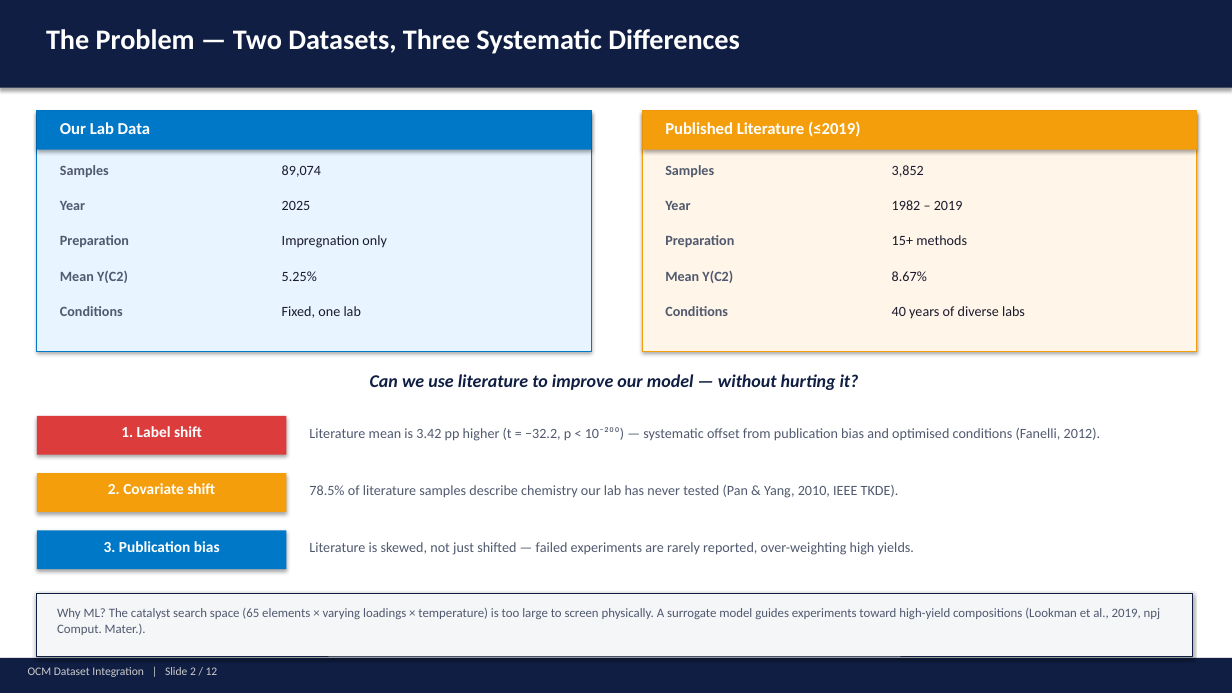
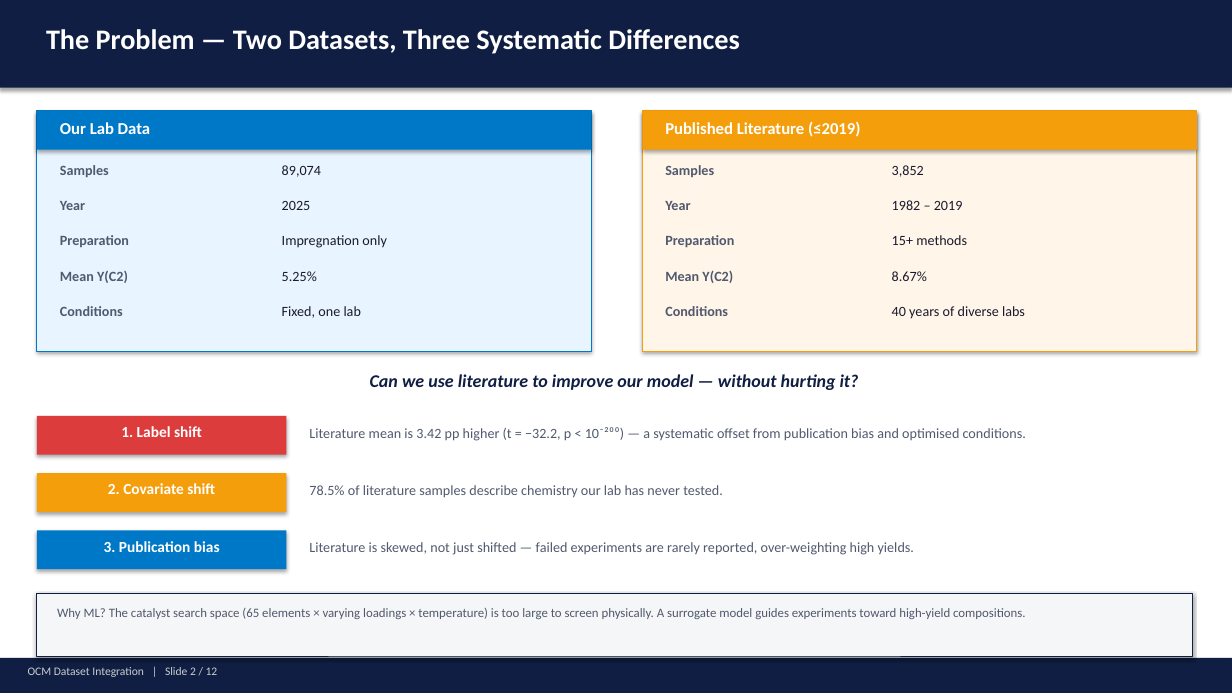
Before and after one commit to ParthN9i4/OCM-Dataset-JAIST, a slide deck: slide 2 of ocm_presentation.pptx. Drawn at 1232x693 pixels with LibreOffice and Linux fonts; fonts in the diff are those of the drawing. Boxes give left, top, right and bottom in pixels: in the first picture for what was removed or moved away, otherwise in the second. Text is boxed around its words. In the diff, an @@ line names an element or a change of style, - is before the commit and + after.

```diff
--- a/ocm_presentation.pptx
+++ b/ocm_presentation.pptx
@@ text at [309, 427, 1026, 441]: text changed @@
-Literature mean is 3.42 pp higher (t = −32.2, p < 10⁻²⁰⁰) — systematic offset from publication bias and optimised conditions (Fanelli, 2012).
+Literature mean is 3.42 pp higher (t = −32.2, p < 10⁻²⁰⁰) — a systematic offset from publication bias and optimised conditions.
@@ text at [309, 485, 723, 498]: text changed @@
-78.5% of literature samples describe chemistry our lab has never tested (Pan & Yang, 2010, IEEE TKDE).
+78.5% of literature samples describe chemistry our lab has never tested.
@@ text at [57, 608, 1025, 619]: text changed @@
-Why ML? The catalyst search space (65 elements × varying loadings × temperature) is too large to screen physically. A surrogate model guides experiments toward high-yield compositions (Lookman et al., 2019, npj Comput. Mater.).
+Why ML? The catalyst search space (65 elements × varying loadings × temperature) is too large to screen physically. A surrogate model guides experiments toward high-yield compositions.
```
Also in this commit, not shown: 5 other slides changed, 1 slide added, 1 slide removed, 4 other files.
